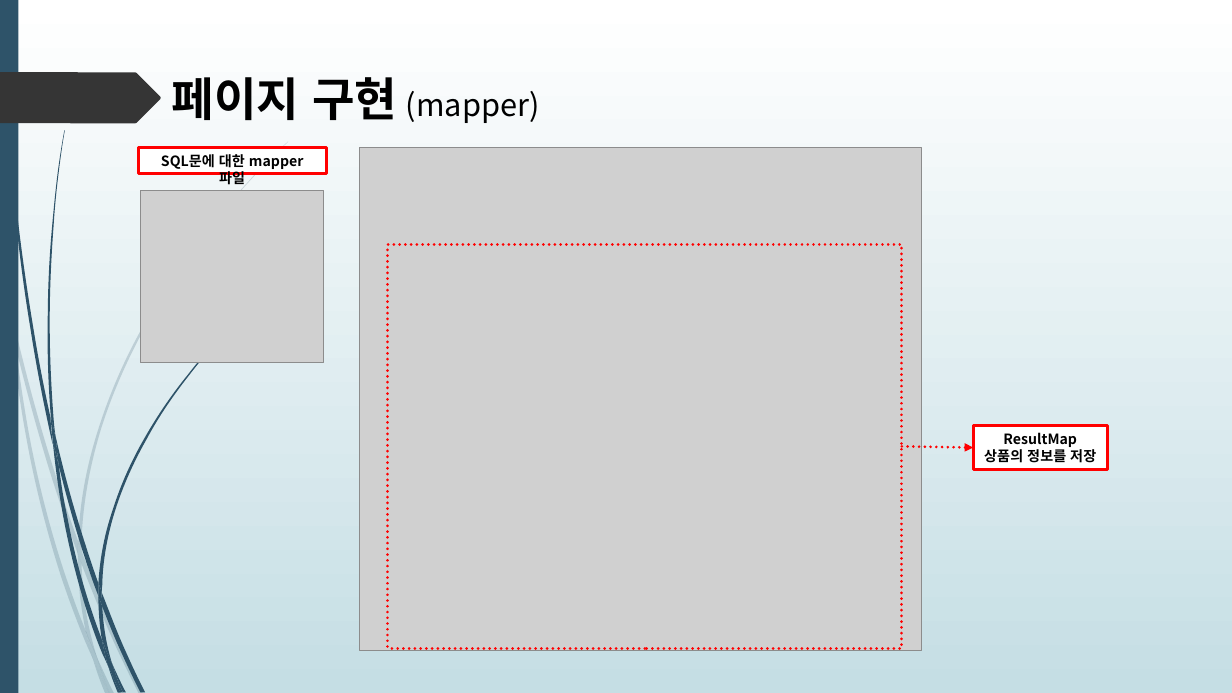
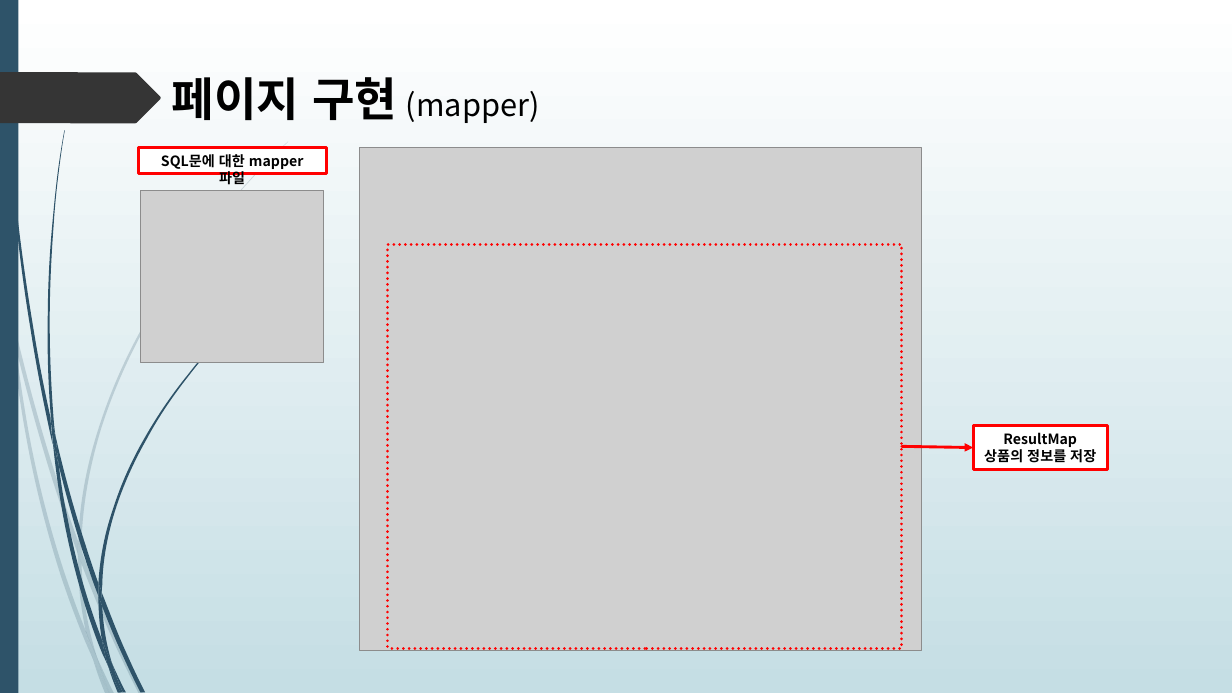
Before and after one commit to himediaai/DongOuk, a slide deck: slide 8 of 쇼핑몰.pptx. Drawn at 1232x693 pixels with LibreOffice and Linux fonts; fonts in the diff are those of the drawing; grey boxes stand for pictures. Boxes give left, top, right and bottom in pixels: in the first picture for what was removed or moved away, otherwise in the second. Text is boxed around its words. In the diff, an @@ line names an element or a change of style, - is before the commit and + after.

```diff
--- a/쇼핑몰.pptx
+++ b/쇼핑몰.pptx
@@ arrow (902, 446) - (973, 447): stroke #FF0000 2.25 pt dashed to #FF0000 2.25 pt @@
```
Also in this commit, not shown: 4 other slides changed, 1 slide added.
